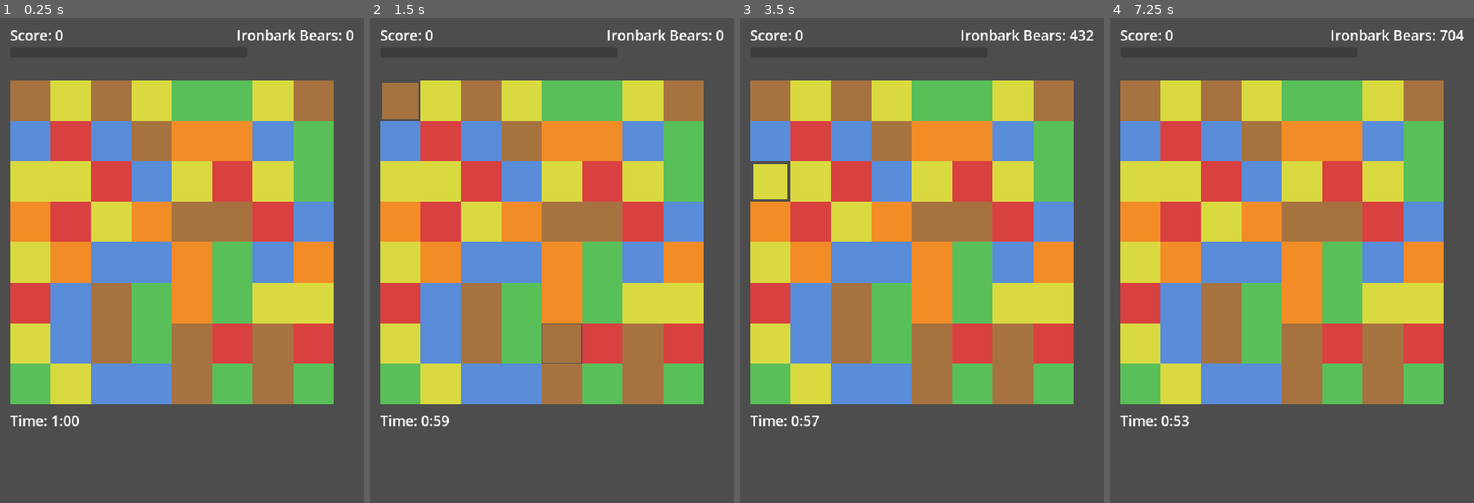
Above: before the commit, frames 1-4 (left to right).
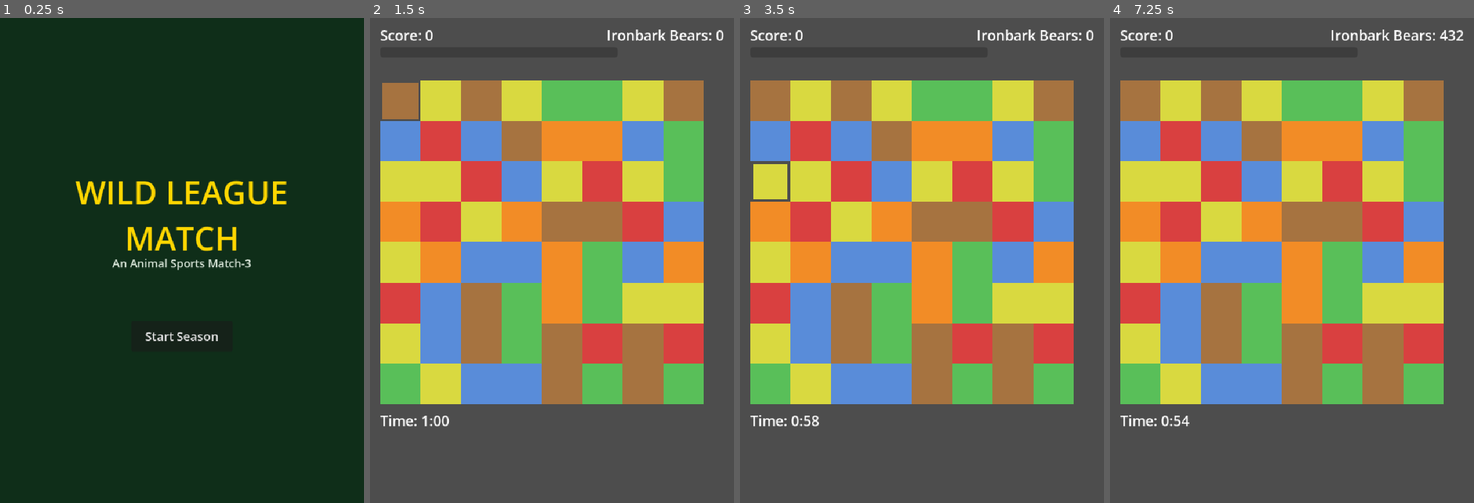
Above: after the commit, the same moments.

Repository: Pazderk/Wild-League-Match
Game: Godot game, scene res://scenes/title_screen.tscn
The game is run twice, just before and just after one commit, with the same random seed, the same clock (stepped at 60 frames per second) and the same inputs. Before the commit the project starts from res://scenes/board.tscn.
Inputs (mouse positions are in pixels of both pictures, inside the frame that each line leads up to):
- Up to frame 1 (0.25 s): no input
- Up to frame 2 (1.5 s): click (552, 338) at 0.5 s, where only the run after the commit has a clickable "Start Season"; move the mouse to (399, 100) at 1.27 s; click (399, 100) at 1.42 s
- Up to frame 3 (3.5 s): tap Enter at 2 s; move the mouse to (769, 139) at 2.02 s; click (769, 139) at 2.17 s; move the mouse to (769, 182) at 2.77 s; click (769, 182) at 2.92 s
- Up to frame 4 (7.25 s): tap Space at 3.5, 6.5 s; move the mouse to (1139, 221) at 3.52 s; click (1139, 221) at 3.67 s; move the mouse to (1139, 260) at 4.27 s; click (1139, 260) at 4.42 s; tap Enter at 5 s; move the mouse to (1139, 304) at 5.02 s; click (1139, 304) at 5.17 s; move the mouse to (1139, 342) at 5.77 s; click (1139, 342) at 5.92 s; move the mouse to (1139, 381) at 6.52 s; click (1139, 381) at 6.67 s

The runs differ from the first frame. In frame 1, 100% of the frame differs, in the area x 0-100%, y 0-100%; in frame 2, 0.1%; in frame 3, 0.5%; in frame 4, 0.1%.

Commit message:
Add a title screen and jump to playoffs on the qualifying win
- New title screen (now the main scene): "Wild League: Match" title and a
  Start/Continue Season button (label depends on whether a season is
  already in progress), leading into board.tscn. Finishing a season (any
  terminal outcome) now returns to the title screen instead of reloading
  straight into a new game.
- Regular-season qualification (or elimination) now triggers the instant
  it's mathematically decided rather than waiting for game 8 — a 5-0 start
  jumps straight to the Semifinal at game 5, not after 3 more games that
  no longer matter.

Verified via scripted tests (qualifying on games 5 through 8 depending on
record, title screen button text in both states) and manually in-browser
(title screen renders, Start Season correctly loads into the game).

Diff:
--- a/project.godot
+++ b/project.godot
@@ -11,7 +11,7 @@
 [application]
 
 config/name="Wild League: Match"
-run/main_scene="res://scenes/board.tscn"
+run/main_scene="res://scenes/title_screen.tscn"
 config/features=PackedStringArray("4.7", "Mobile")
 config/icon="res://icon.svg"
 
--- /dev/null
+++ b/scenes/title_screen.tscn
@@ -0,0 +1,41 @@
+[gd_scene load_steps=2 format=3]
+
+[ext_resource type="Script" path="res://scripts/title_screen.gd" id="1"]
+
+[node name="TitleScreen" type="Node2D"]
+script = ExtResource("1")
+
+[node name="Background" type="ColorRect" parent="."]
+offset_right = 720.0
+offset_bottom = 960.0
+color = Color(0.06, 0.18, 0.1, 1)
+
+[node name="TitleLabel" type="Label" parent="."]
+offset_left = 20.0
+offset_top = 300.0
+offset_right = 700.0
+offset_bottom = 460.0
+theme_override_colors/font_color = Color(1, 0.84, 0, 1)
+theme_override_font_sizes/font_size = 64
+horizontal_alignment = 1
+vertical_alignment = 1
+text = "WILD LEAGUE
+MATCH"
+
+[node name="SubtitleLabel" type="Label" parent="."]
+offset_left = 20.0
+offset_top = 470.0
+offset_right = 700.0
+offset_bottom = 510.0
+theme_override_colors/font_color = Color(0.85, 0.9, 0.85, 1)
+theme_override_font_sizes/font_size = 22
+horizontal_alignment = 1
+text = "An Animal Sports Match-3"
+
+[node name="StartButton" type="Button" parent="."]
+offset_left = 260.0
+offset_top = 600.0
+offset_right = 460.0
+offset_bottom = 660.0
+theme_override_font_sizes/font_size = 24
+text = "Start Season"
--- a/scripts/board.gd
+++ b/scripts/board.gd
@@ -144,7 +144,9 @@
 	play_again_button.pressed.connect(func():
 		if season_over:
 			SeasonManager.reset_season()
-		get_tree().reload_current_scene()
+			get_tree().change_scene_to_file("res://scenes/title_screen.tscn")
+		else:
+			get_tree().reload_current_scene()
 	)
 
 	if SeasonManager.is_playoff_stage():
--- a/scripts/season_manager.gd
+++ b/scripts/season_manager.gd
@@ -121,13 +121,13 @@
 	regular_games_played += 1
 	current_team_index = (current_team_index + 1) % teams.size()
 
-	# Mathematically eliminated from qualifying, regardless of games left.
-	if regular_losses > REGULAR_SEASON_GAMES - WINS_NEEDED_TO_QUALIFY:
+	# Qualify (or get eliminated) the instant it's mathematically decided,
+	# rather than playing out remaining regular-season games that no longer
+	# change anything.
+	if regular_wins >= WINS_NEEDED_TO_QUALIFY:
+		stage = "semifinal"
+	elif regular_losses > REGULAR_SEASON_GAMES - WINS_NEEDED_TO_QUALIFY:
 		stage = "missed_playoffs"
-		return
-
-	if regular_games_played >= REGULAR_SEASON_GAMES:
-		stage = "semifinal" if regular_wins >= WINS_NEEDED_TO_QUALIFY else "missed_playoffs"
 
 
 func _report_series_result(did_win: bool, wins_needed: int, advance_stage: String, eliminate_stage: String) -> void:
--- /dev/null
+++ b/scripts/title_screen.gd
@@ -0,0 +1,9 @@
+extends Node2D
+
+@onready var start_button: Button = $StartButton
+
+
+func _ready() -> void:
+	var fresh_season: bool = SeasonManager.stage == "regular" and SeasonManager.regular_games_played == 0
+	start_button.text = "Start Season" if fresh_season else "Continue Season"
+	start_button.pressed.connect(func(): get_tree().change_scene_to_file("res://scenes/board.tscn"))
Not shown, added: scripts/title_screen.gd.uid
Not shown, changed: docs/index.html
Not shown, changed: docs/index.pck
